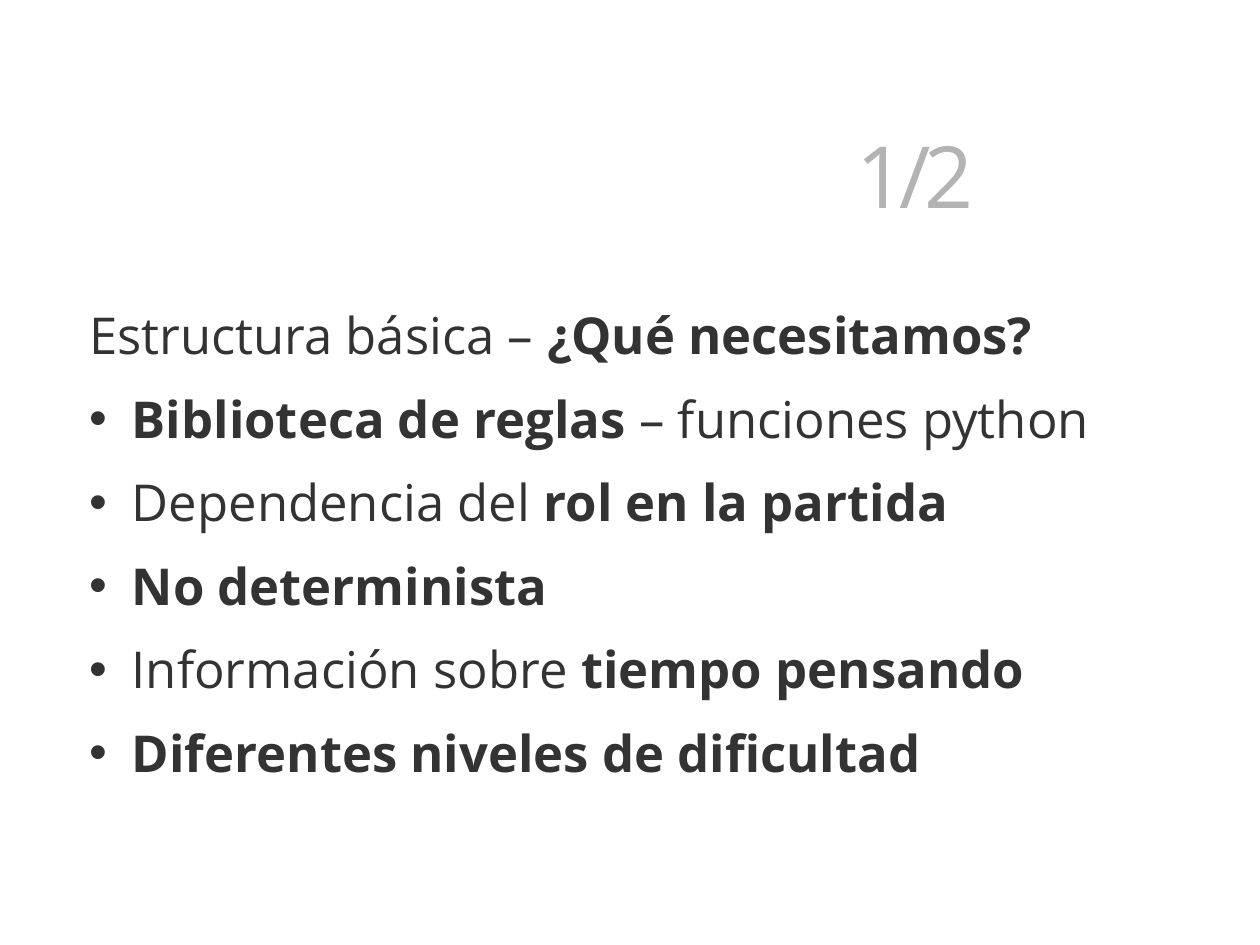
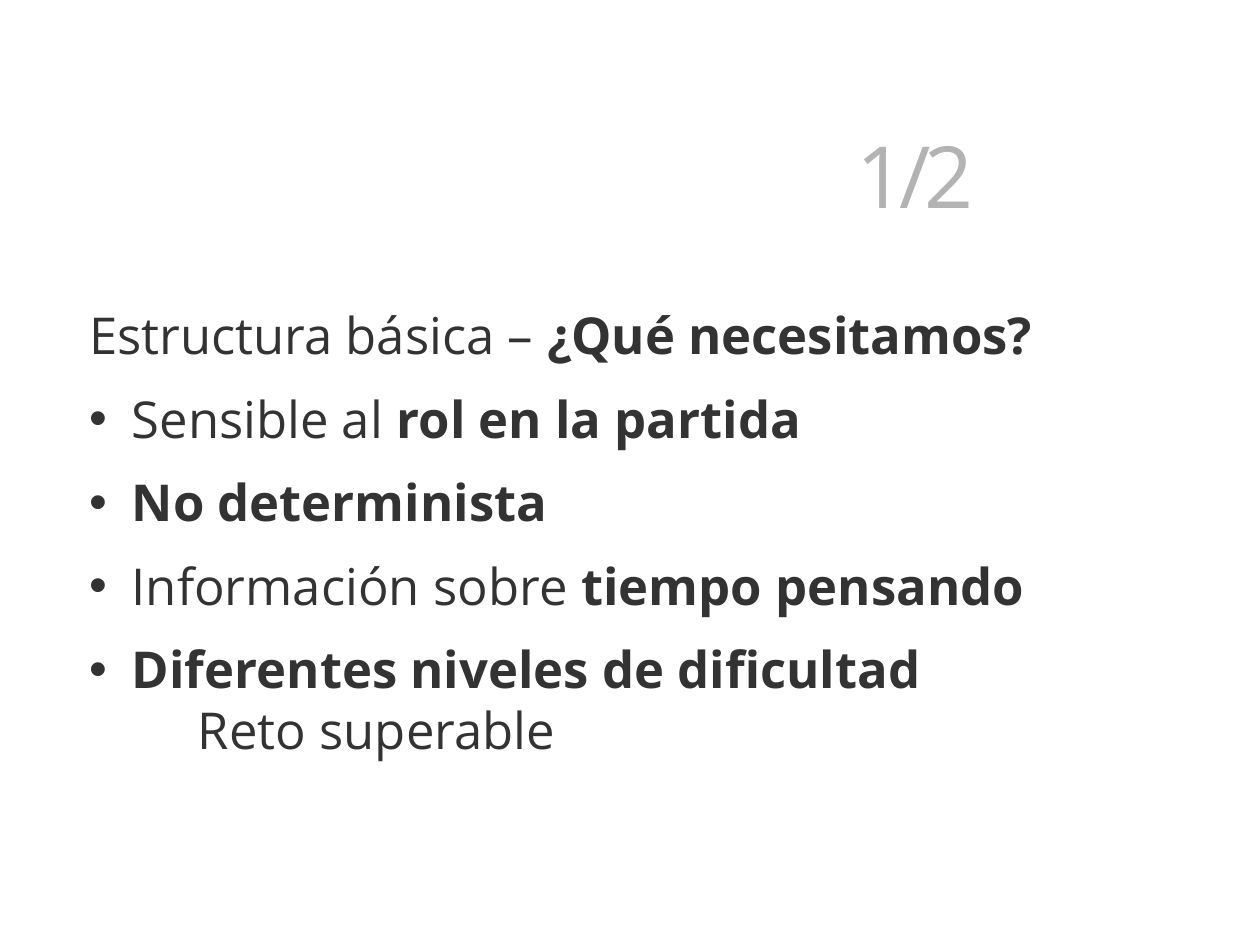
Before and after one commit to 3oheme/dominous, a slide deck: slide 33 of docs/presentacion/presentacion.odp (slide 36 before the commit). Drawn at 1260x945 pixels with LibreOffice and Linux fonts; fonts in the diff are those of the drawing; background and template pictures are left out. Boxes give left, top, right and bottom in pixels: in the first picture for what was removed or moved away, otherwise in the second. Text is boxed around its words. In the diff, an @@ line names an element or a change of style, - is before the commit and + after.

```diff
--- a/docs/presentacion/presentacion.odp
+++ b/docs/presentacion/presentacion.odp
@@ text at box(132, 399, 801, 451): text changed @@
-• Biblioteca de reglas – funciones python
-• Dependencia del rol en la partida
+• Sensible al rol en la partida
@@ text at box(132, 649, 920, 762): text changed @@
-• Diferentes niveles de dificultad
+• Diferentes niveles de dificultad
+  Reto superable
```
Also in this commit, not shown: 8 other slides changed, 4 slides added, 8 slides removed, 2 other files.
